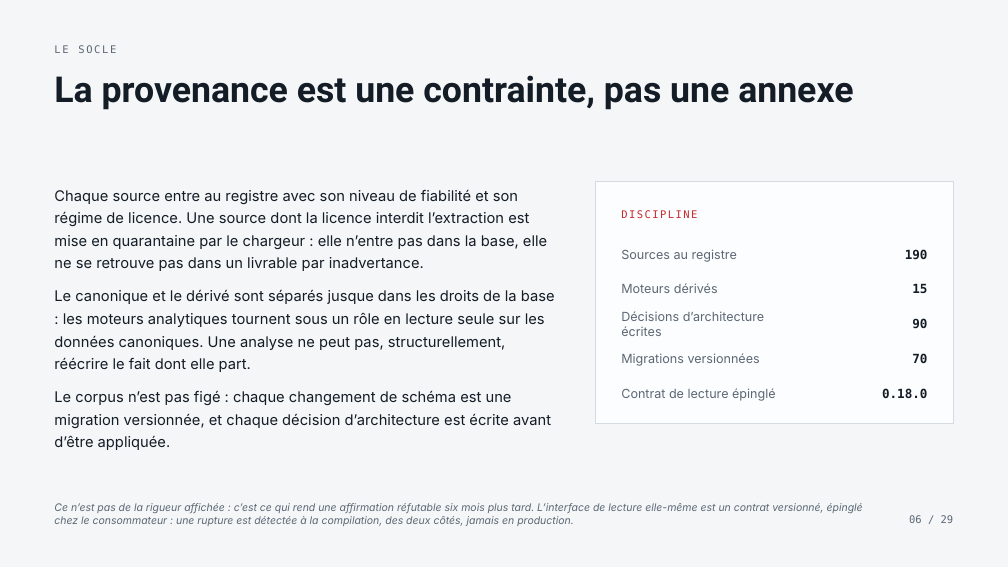
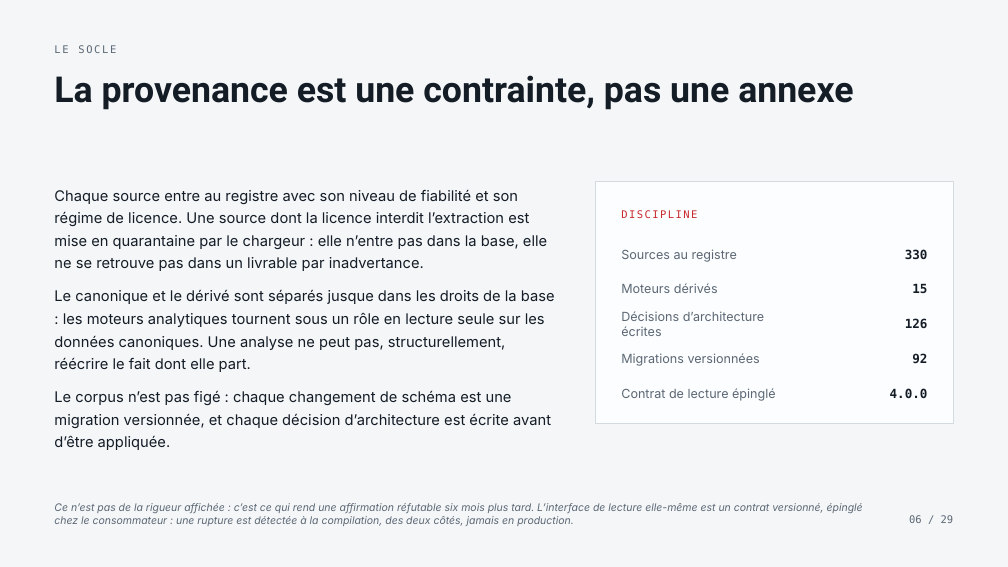
Before and after one commit to s-geffroy/ag-front, a slide deck: slide 6 of presentations/methode/fr/methode.fr.pptx. Drawn at 1008x567 pixels with LibreOffice and Linux fonts; fonts in the diff are those of the drawing. Boxes give left, top, right and bottom in pixels: in the first picture for what was removed or moved away, otherwise in the second. Text is boxed around its words. In the diff, an @@ line names an element or a change of style, - is before the commit and + after.

```diff
--- a/presentations/methode/fr/methode.fr.pptx
+++ b/presentations/methode/fr/methode.fr.pptx
@@ text at (x1=905, y1=249, x2=928, y2=259): text changed @@
-190
+330
@@ text at (x1=905, y1=318, x2=928, y2=329): text changed @@
-90
+126
@@ text at (x1=912, y1=353, x2=927, y2=364): text changed @@
-70
+92
@@ text at (x1=890, y1=388, x2=928, y2=398): text changed @@
-0.18.0
+4.0.0
```
Also in this commit, not shown: 3 other slides changed, 16 other files.
